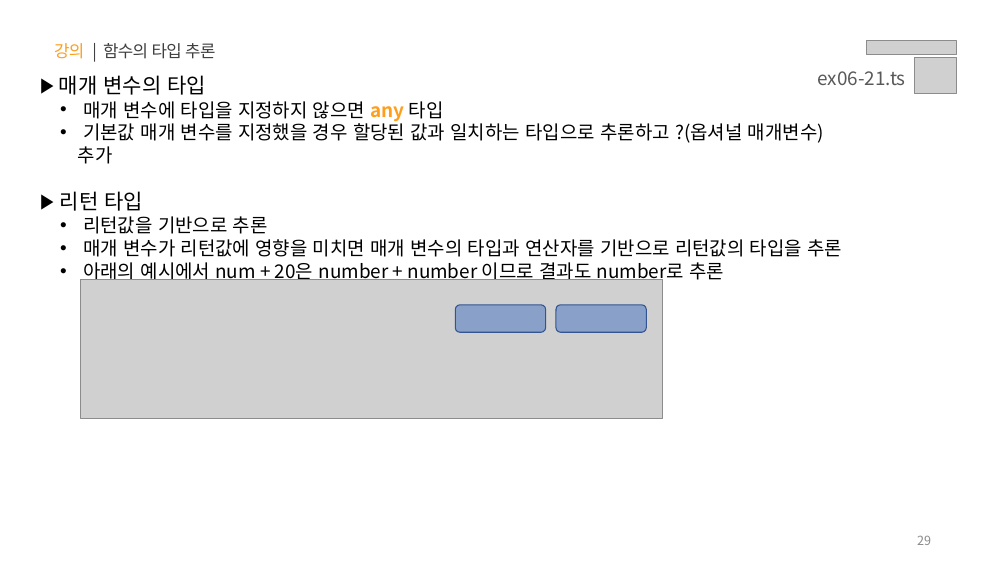
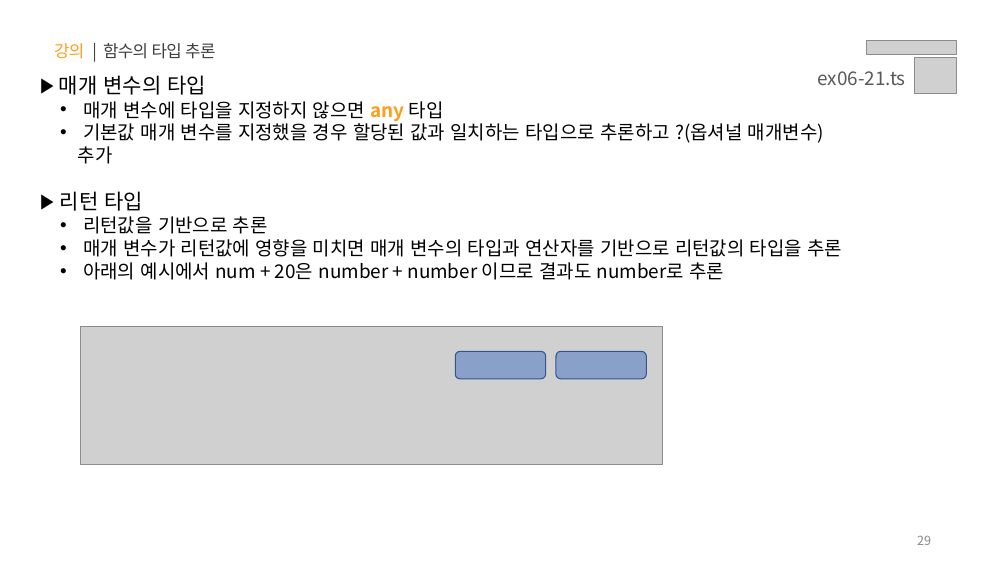
Before and after one commit to jeong0403/learn-JS, a slide deck: slide 29 of PPT/06.자바스크립트 - 타입스크립트.pptx. Drawn at 1008x567 pixels with LibreOffice and Linux fonts; fonts in the diff are those of the drawing; grey boxes stand for pictures. Boxes give left, top, right and bottom in pixels: in the first picture for what was removed or moved away, otherwise in the second. Text is boxed around its words. In the diff, an @@ line names an element or a change of style, - is before the commit and + after.

```diff
--- a/PPT/06.자바스크립트 - 타입스크립트.pptx
+++ b/PPT/06.자바스크립트 - 타입스크립트.pptx
@@ 2 rounded rectangles, 1 picture: place and size @@
-2 rounded rectangles, 1 picture at [80, 280, 662, 418]
+2 rounded rectangles, 1 picture at [80, 326, 662, 464]
```
Also in this commit, not shown: 2 other slides changed, 26 other files.
